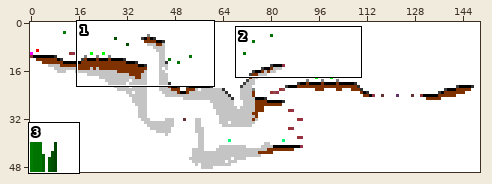
A sprite sheet gets an edit: Performance_Shooter/res/maps/map_1.png. Above, an overview of the earlier version with the close-up marked.
Close-up. Earlier state:
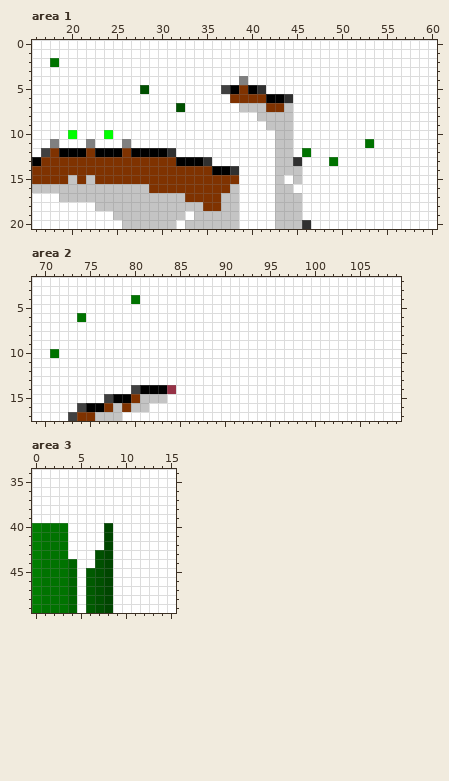
The file is 150x50 pixels. Colours within 5 levels of each other are drawn and written as one. Shown: area 1: x 16..60, y 0..20; area 2: x 69..109, y 2..17; area 3: x 0..15, y 34..49. The commit also changed other parts of the picture, which this record leaves out.
The result:
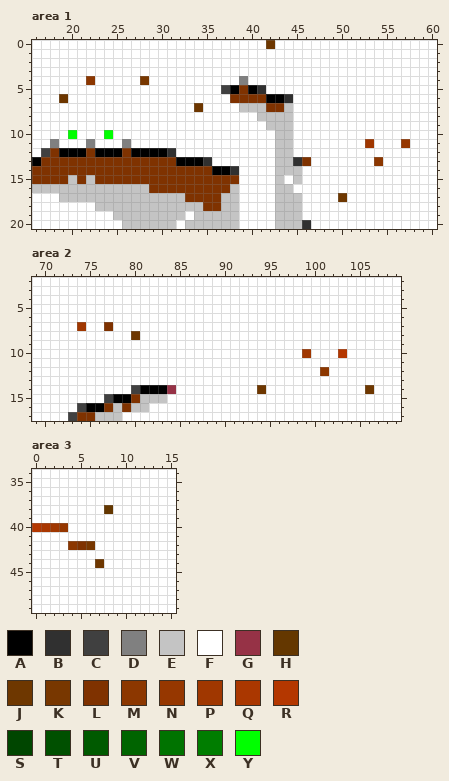
Palette (. is transparent): A #000000  B #303030  C #404040  D #808080  E #c4c4c4  F #ffffff  G #963246  H #643700  J #6e3700  K #783700  L #7f3200  M #8c3700  N #963700  P #a03700  Q #aa3700  R #b43700  S #004600  T #005000  U #005a00  V #006400  W #007300  X #007d00  Y #00ff00
Edits made:
--- area 1
@@ x 16..44 @@
- 0 FFFFFFFFFFFFFFFFFFFFFFFFFFFFF
+ 0 FFFFFFFFFFFFFFFFFFFFFFFFFFJFF
  1 FFFFFFFFFFFFFFFFFFFFFFFFFFFFF
- 2 FFWFFFFFFFFFFFFFFFFFFFFFFFFFF
+ 2 FFFFFFFFFFFFFFFFFFFFFFFFFFFFF
  3 FFFFFFFFFFFFFFFFFFFFFFFFFFFFF
- 4 FFFFFFFFFFFFFFFFFFFFFFFDFFFFF
- 5 FFFFFFFFFFFFTFFFFFFFFCALABFFF
- 6 FFFFFFFFFFFFFFFFFFFFFFLLLLAAB
- 7 FFFFFFFFFFFFFFFFTFFFFFFEEELLE
+ 4 FFFFFFMFFFFFKFFFFFFFFFFDFFFFF
+ 5 FFFFFFFFFFFFFFFFFFFFFCALABFFF
+ 6 FFFJFFFFFFFFFFFFFFFFFFLLLLAAB
+ 7 FFFFFFFFFFFFFFFFFFJFFFFEEELLE
  8 FFFFFFFFFFFFFFFFFFFFFFFFFEEEE
@@ x 44..59 @@
 10 EFFFFFFFFFFFFFFF
-11 EFFFFFFFFWFFFFFF
-12 EFWFFFFFFFFFFFFF
-13 EBFFFWFFFFFFFFFF
+11 EFFFFFFFFPFFFNFF
+12 EFFFFFFFFFFFFFFF
+13 EBLFFFFFFFMFFFFF
 14 EEFFFFFFFFFFFFFF
@@ x 48..52 @@
 16 FFFFF
-17 FFFFF
+17 FFJFF
 18 FFFFF
--- area 2
@@ x 69..109 @@
  3 FFFFFFFFFFFFFFFFFFFFFFFFFFFFFFFFFFFFFFFFF
- 4 FFFFFFFFFFFWFFFFFFFFFFFFFFFFFFFFFFFFFFFFF
+ 4 FFFFFFFFFFFFFFFFFFFFFFFFFFFFFFFFFFFFFFFFF
  5 FFFFFFFFFFFFFFFFFFFFFFFFFFFFFFFFFFFFFFFFF
- 6 FFFFFWFFFFFFFFFFFFFFFFFFFFFFFFFFFFFFFFFFF
- 7 FFFFFFFFFFFFFFFFFFFFFFFFFFFFFFFFFFFFFFFFF
- 8 FFFFFFFFFFFFFFFFFFFFFFFFFFFFFFFFFFFFFFFFF
+ 6 FFFFFFFFFFFFFFFFFFFFFFFFFFFFFFFFFFFFFFFFF
+ 7 FFFFFPFFLFFFFFFFFFFFFFFFFFFFFFFFFFFFFFFFF
+ 8 FFFFFFFFFFFJFFFFFFFFFFFFFFFFFFFFFFFFFFFFF
  9 FFFFFFFFFFFFFFFFFFFFFFFFFFFFFFFFFFFFFFFFF
-10 FFWFFFFFFFFFFFFFFFFFFFFFFFFFFFFFFFFFFFFFF
+10 FFFFFFFFFFFFFFFFFFFFFFFFFFFFFFPFFFRFFFFFF
 11 FFFFFFFFFFFFFFFFFFFFFFFFFFFFFFFFFFFFFFFFF
-12 FFFFFFFFFFFFFFFFFFFFFFFFFFFFFFFFFFFFFFFFF
+12 FFFFFFFFFFFFFFFFFFFFFFFFFFFFFFFFMFFFFFFFF
 13 FFFFFFFFFFFFFFFFFFFFFFFFFFFFFFFFFFFFFFFFF
-14 FFFFFFFFFFFCAAAGFFFFFFFFFFFFFFFFFFFFFFFFF
+14 FFFFFFFFFFFCAAAGFFFFFFFFFJFFFFFFFFFFFJFFF
 15 FFFFFFFFCAALEEEFFFFFFFFFFFFFFFFFFFFFFFFFF
--- area 3
@@ x 0..10 @@
 37 FFFFFFFFFFF
-38 FFFFFFFFFFF
+38 FFFFFFFFHFF
 39 FFFFFFFFFFF
-40 XWWWFFFFSFF
-41 XWWWFFFFSFF
-42 XWWWFFFFSFF
-43 XWWWFFFTSFF
-44 XWWWVFFTSFF
-45 XWWWVFUTSFF
-46 XWWWVFUTSFF
-47 XWWWVFUTSFF
-48 XWWWVFUTSFF
-49 XWWWVFUTSFF
+40 RQPNFFFFFFF
+41 FFFFFFFFFFF
+42 FFFFMLKFFFF
+43 FFFFFFFFFFF
+44 FFFFFFFJFFF
+45 FFFFFFFFFFF
+46 FFFFFFFFFFF
+47 FFFFFFFFFFF
+48 FFFFFFFFFFF
+49 FFFFFFFFFFF
